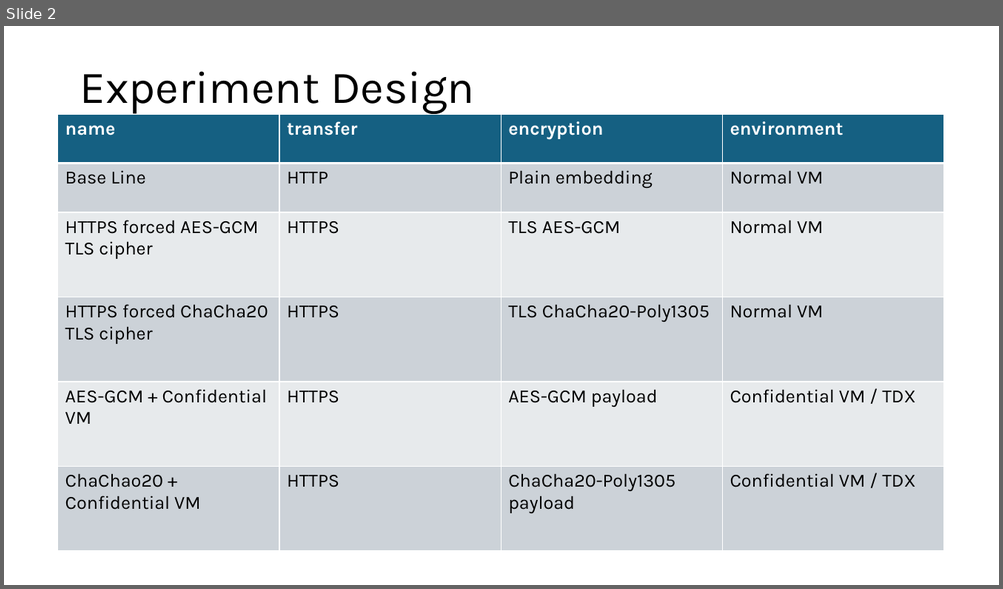
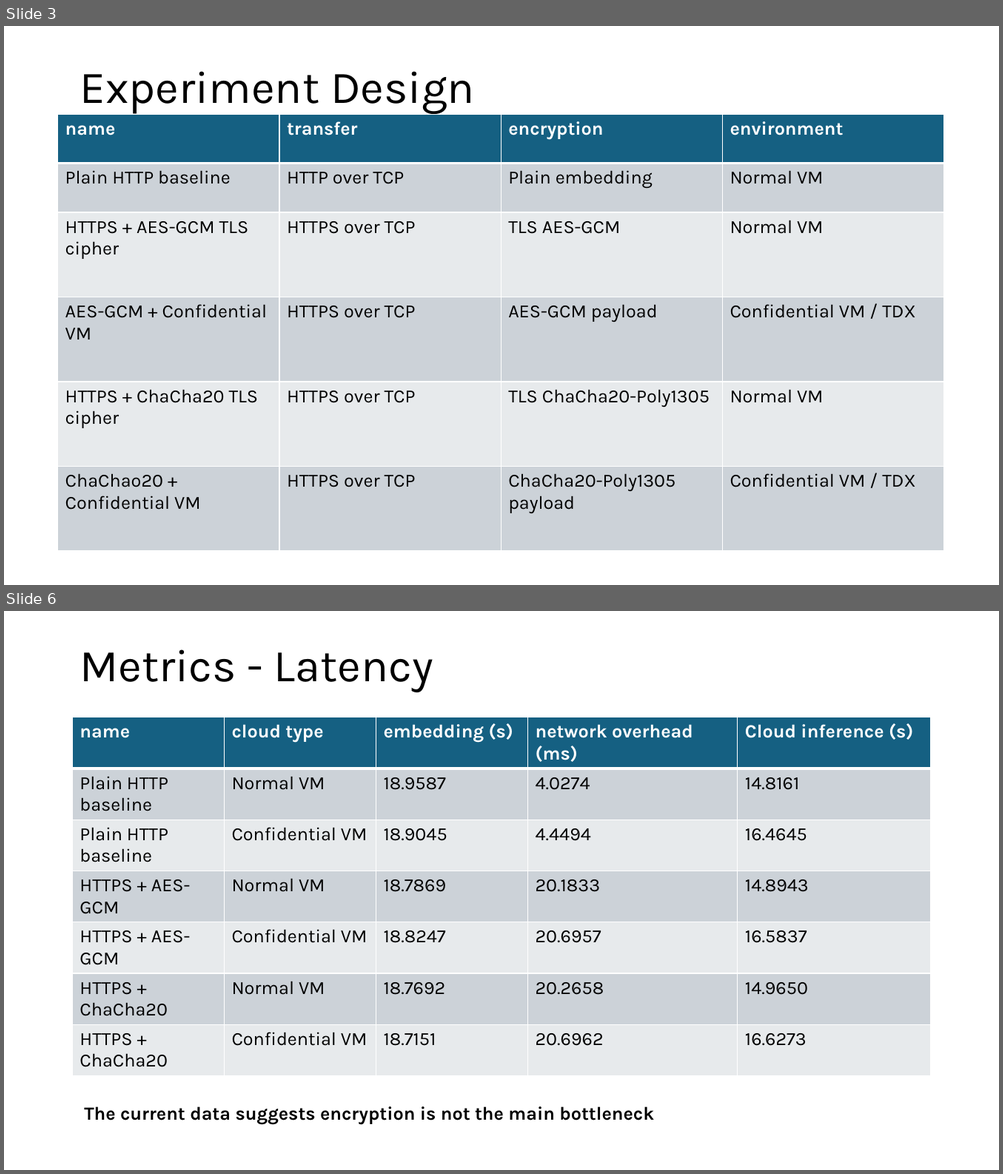
Before and after one commit to YMa10-ACS/CT5195-Master-capstone, a slide deck: Records/experiment.pptx. Shown one above the other, each under a label of ours: slide 2 before the commit, slides 3 and 6 after it; the slides between them are not shown. The pictures are 1003x589 and 1003x1174 pixels, drawn with LibreOffice and Linux fonts; fonts in the diff are those of the drawing. Boxes give left, top, right and bottom in pixels: in the first picture for what was removed or moved away, otherwise in the second. Text is boxed around its words. In the diff, an @@ line names an element or a change of style, - is before the commit and + after.

```diff
--- a/Records/experiment.pptx
+++ b/Records/experiment.pptx
@@ slide 6 added at (4,611,999,1170), background #FFFFFF @@
@@ title added at (79,649,433,692), 44 pt, text #000000 @@
+Metrics - Latency
@@ table added at (73,718,930,1071), 7 rows, 5 columns @@
+name | cloud type | embedding (s) | network overhead (ms) | Cloud inference (s)
+Plain HTTP baseline | Normal VM | 18.9587 | 4.0274 | 14.8161
+Plain HTTP baseline | Confidential VM | 18.9045 | 4.4494 | 16.4645
+HTTPS + AES-GCM | Normal VM | 18.7869 | 20.1833 | 14.8943
+HTTPS + AES-GCM | Confidential VM | 18.8247 | 20.6957 | 16.5837
+HTTPS + ChaCha20 | Normal VM | 18.7692 | 20.2658 | 14.9650
+HTTPS + ChaCha20 | Confidential VM | 18.7151 | 20.6962 | 16.6273
@@ text added at (84,1107,654,1125), 18 pt, text #000000, bold @@
+The current data suggests encryption is not the main bottleneck
@@ what was slide 2 is now slide 3 @@
@@ slide 3 changed as well @@
@@ table at (58,114,944,551) @@
-row 2, column 1: Base Line
+row 2, column 1: Plain HTTP baseline
-row 2, column 2: HTTP
+row 2, column 2: HTTP over TCP
-row 3, column 1: HTTPS forced AES-GCM TLS cipher
+row 3, column 1: HTTPS + AES-GCM TLS cipher
-row 3, column 2: HTTPS
+row 3, column 2: HTTPS over TCP
-row 4: HTTPS forced ChaCha20 TLS cipher | HTTPS | TLS ChaCha20-Poly1305 | Normal VM
+row 4: AES-GCM + Confidential VM | HTTPS over TCP | AES-GCM payload | Confidential VM / TDX
-row 5: AES-GCM + Confidential VM | HTTPS | AES-GCM payload | Confidential VM / TDX
+row 5: HTTPS + ChaCha20 TLS cipher | HTTPS over TCP | TLS ChaCha20-Poly1305 | Normal VM
-row 6, column 2: HTTPS
+row 6, column 2: HTTPS over TCP
```
Also in this commit, not shown: 1 other slide changed, 12 other slides added, 1 slide removed, 1 other file.
